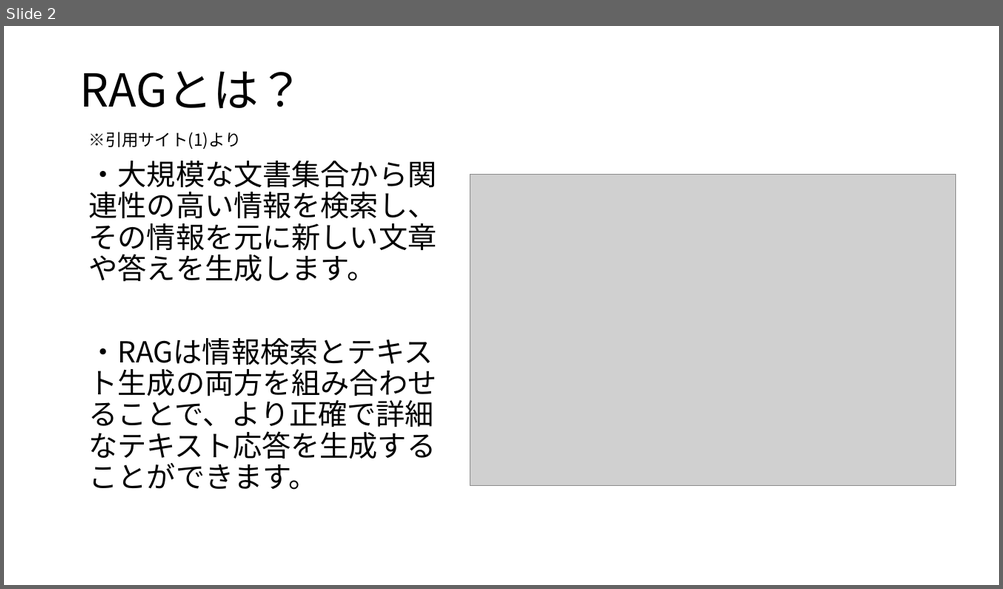
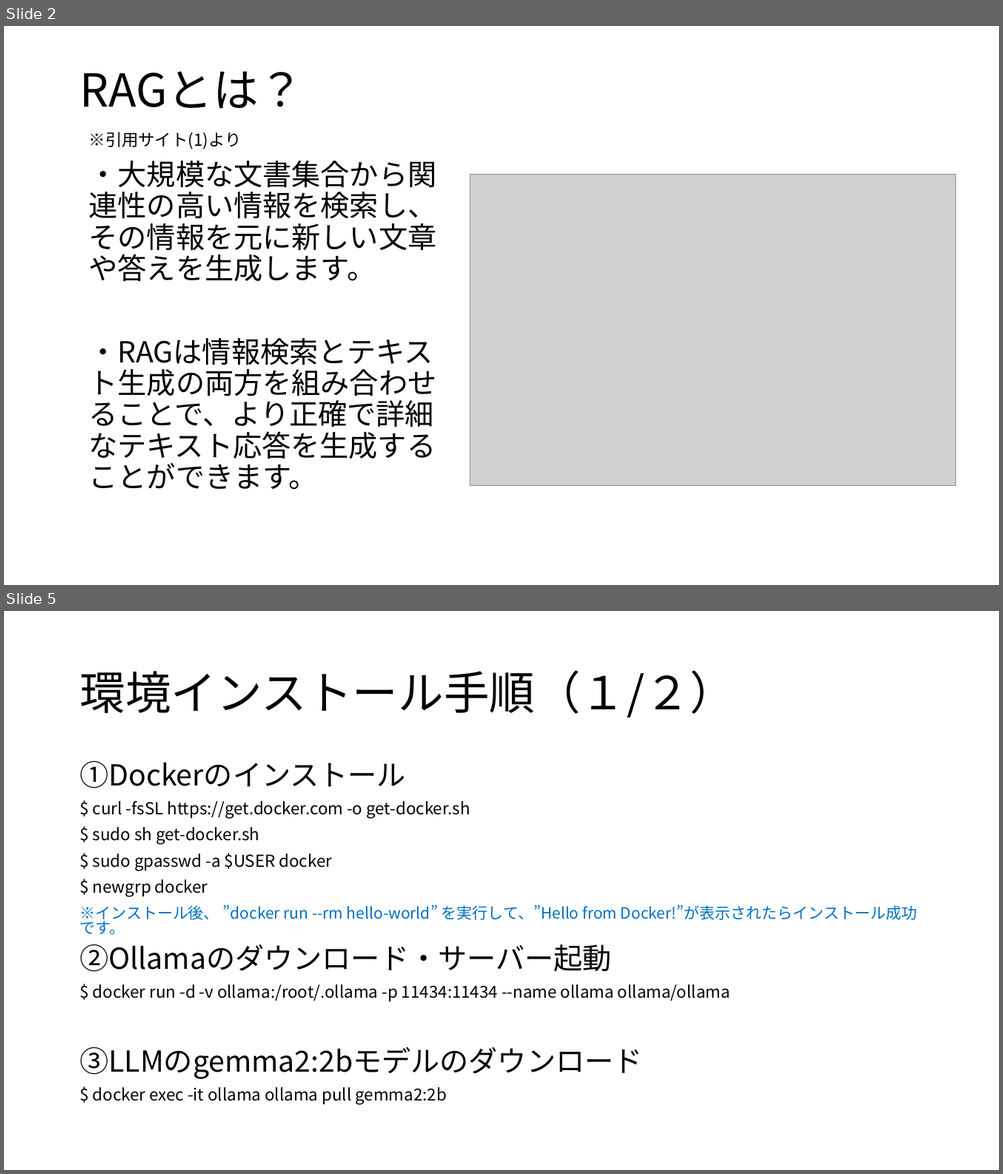
Before and after one commit to koga-miko/misc, a slide deck: raspberry-pi-report/RAGの検証.pptx. Shown one above the other, each under a label of ours: slide 2 before the commit, slides 2 and 5 after it; the slides between them are not shown. The pictures are 1003x589 and 1003x1174 pixels, drawn with LibreOffice and Linux fonts; fonts in the diff are those of the drawing; grey boxes stand for pictures. Boxes give left, top, right and bottom in pixels: in the first picture for what was removed or moved away, otherwise in the second. Text is boxed around its words. In the diff, an @@ line names an element or a change of style, - is before the commit and + after.

```diff
--- a/raspberry-pi-report/RAGの検証.pptx
+++ b/raspberry-pi-report/RAGの検証.pptx
@@ slide 5 added at bbox=[4, 611, 999, 1170], background #FFFFFF @@
@@ title added at bbox=[79, 670, 735, 718], 44 pt, text #000000 @@
+環境インストール手順（１/２）
@@ text added at bbox=[79, 761, 916, 1105], 16 pt, text #000000 @@
+①Dockerのインストール
+$ curl -fsSL https://get.docker.com -o get-docker.sh
+$ sudo sh get-docker.sh
+$ sudo gpasswd -a $USER docker
+$ newgrp docker
+※インストール後、 ”docker run --rm hello-world” を実行して、”Hello from Docker!”が表示されたらインストール成功です。
+②Ollamaのダウンロード・サーバー起動
+$ docker run -d -v ollama:/root/.ollama -p 11434:11434 --name ollama ollama/ollama
+③LLMのgemma2:2bモデルのダウンロード
+$ docker exec -it ollama ollama pull gemma2:2b
```
Also in this commit, not shown: 3 slides changed, 2 other slides added, 1 slide removed, 5 other files.
